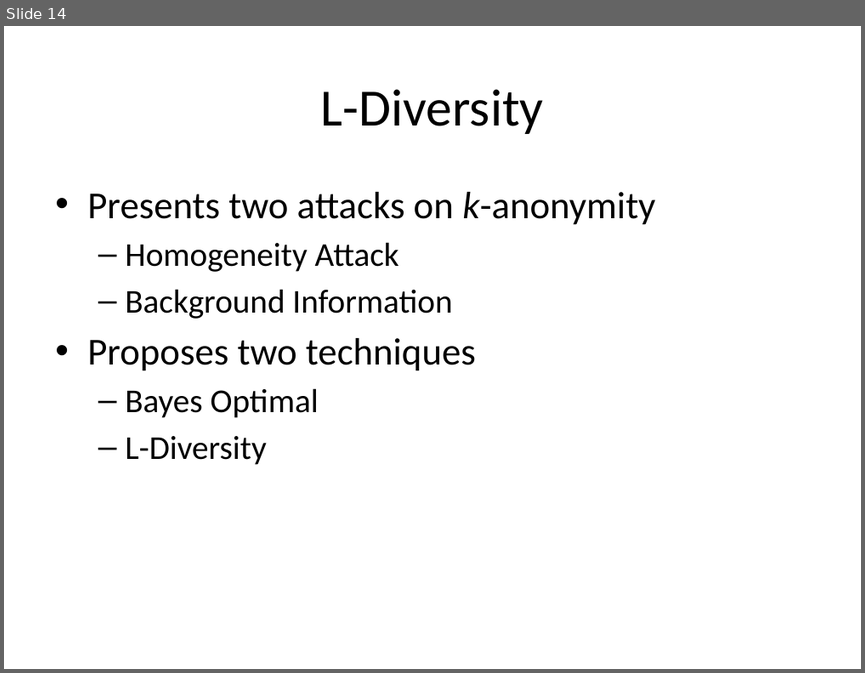
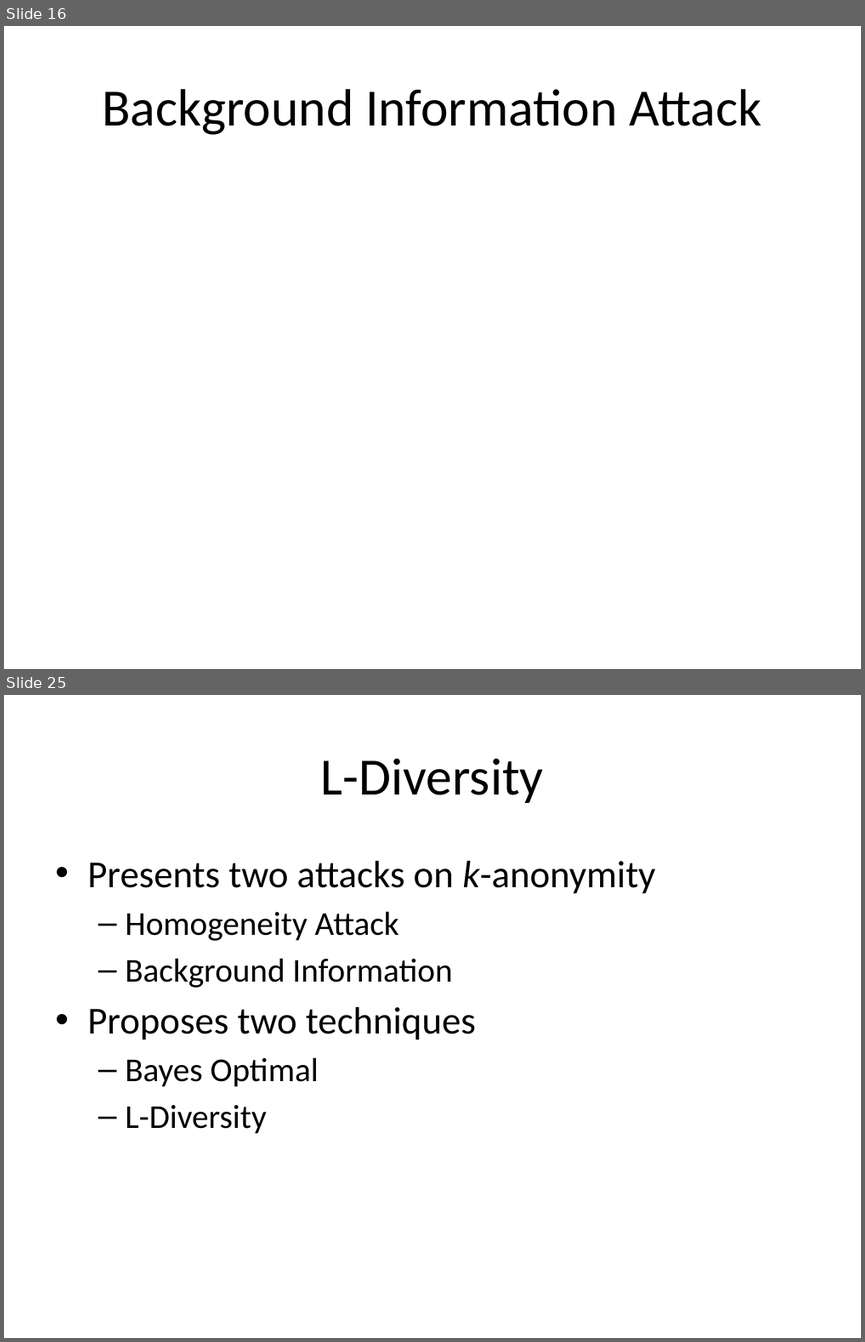
Before and after one commit to jayvelasco1990/big-data, a slide deck: Final Project/draft_presentation.pptx. Shown one above the other, each under a label of ours: slide 14 before the commit, slides 16 and 25 after it; the slides between them are not shown. The pictures are 865x673 and 865x1342 pixels, drawn with LibreOffice and Linux fonts; fonts in the diff are those of the drawing. Boxes give left, top, right and bottom in pixels: in the first picture for what was removed or moved away, otherwise in the second. Text is boxed around its words. In the diff, an @@ line names an element or a change of style, - is before the commit and + after.

```diff
--- a/Final Project/draft_presentation.pptx
+++ b/Final Project/draft_presentation.pptx
@@ slide 16 added at (4,26,861,669), background #FFFFFF @@
@@ title added at (103,89,761,135), 44 pt, text #000000 @@
+Background Information Attack
@@ what was slide 14 is now slide 25 @@
```
Also in this commit, not shown: 1 slide changed, 22 other slides added, 3 other files.
